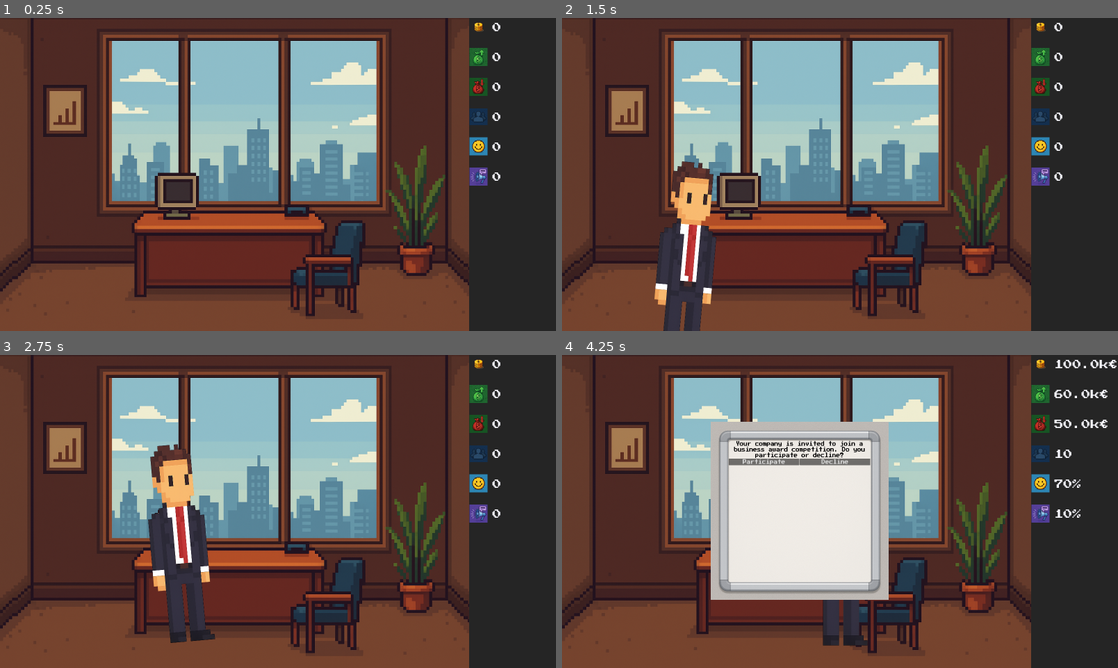
Above: before the commit, frames 1-4 (two rows, left to right).
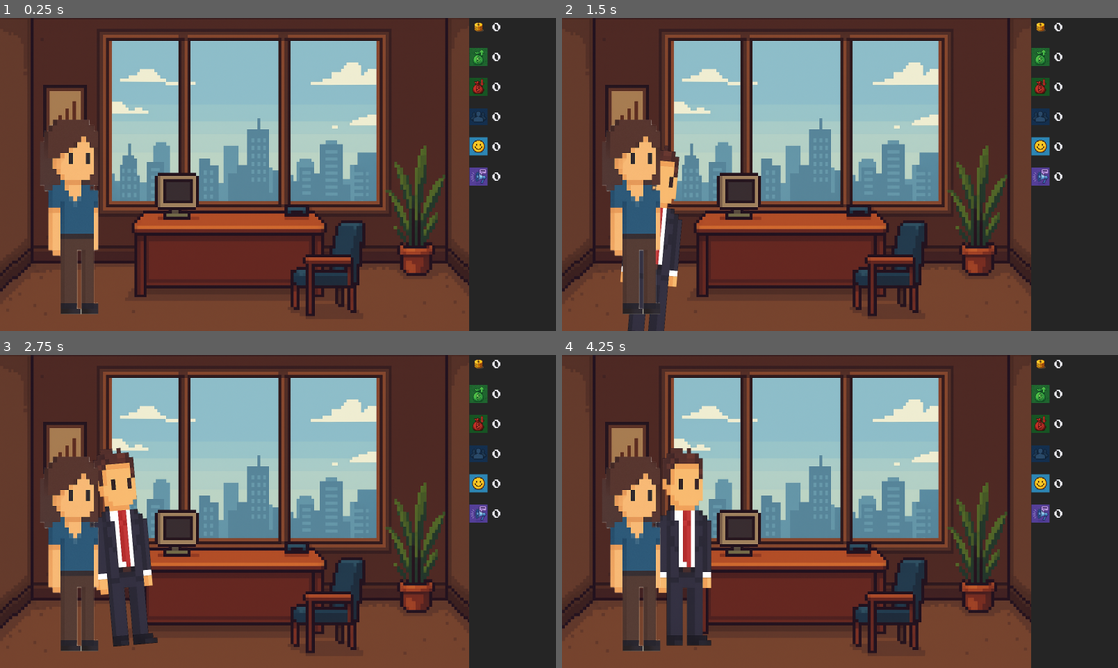
Above: after the commit, the same moments.

Repository: IU-Internationale-Hochschule-Augsburg/You-re-the-Boss-Now
Game: Godot game, scene res://main.tscn
Same seed, same stepped clock (60 frames per second), same inputs: the game is played once before the commit and once after it.
Inputs:
- Up to frame 1 (0.25 s): no input
- Up to frame 2 (1.5 s): tap Enter at 0.5 s
- Up to frame 3 (2.75 s): no input
- Up to frame 4 (4.25 s): no input

The runs differ from the first frame. In frame 1, 3.7% of the frame differs, in the area x 7-18%, y 32-95%; in frame 2, 8.4%; in frame 3, 13%; in frame 4, 27%, in the area x 7-100%, y 1-95%.

Commit message:
added employee character walk in/out animation

Diff:
--- a/Scripts/CEO.gd
+++ b/Scripts/CEO.gd
@@ -1,6 +1,4 @@
 extends Sprite2D
-
-signal arrived_at_desk
 
 func _ready() -> void:
 	$AnimationPlayer.play("walking")
@@ -9,4 +7,3 @@
 func _on_position_animation_player_animation_finished(anim_name: StringName) -> void:
 	if anim_name == "enter_left":
 		$AnimationPlayer.stop()
-		emit_signal("arrived_at_desk")
--- a/Scripts/World.gd
+++ b/Scripts/World.gd
@@ -53,3 +53,7 @@
 	$HUD.update_company_state()
 	$GameOverControl.visible = false
 	_next_quarter()
+
+
+func _on_walk_in_finished(anim_name: StringName) -> void:
+	pass # Replace with function body.
--- a/main.tscn
+++ b/main.tscn
@@ -9,6 +9,7 @@
 [ext_resource type="FontFile" uid="uid://do3u8m48x1hbt" path="res://Assets/Fonts/PressStart2P-Regular.ttf" id="6_5vw27"]
 [ext_resource type="PackedScene" uid="uid://dojhi8fiftkj3" path="res://UI/hud.tscn" id="6_7mycd"]
 [ext_resource type="Script" uid="uid://c1i85y8r6eh24" path="res://Scripts/HUD.gd" id="7_272bh"]
+[ext_resource type="Texture2D" uid="uid://dmgk4l12ci1gv" path="res://Assets/Characters/Woman.png" id="10_4c57u"]
 
 [sub_resource type="Animation" id="Animation_272bh"]
 length = 0.001
@@ -66,7 +67,7 @@
 
 [sub_resource type="Animation" id="Animation_4c57u"]
 resource_name = "enter_left"
-length = 4.0
+length = 3.0
 tracks/0/type = "value"
 tracks/0/imported = false
 tracks/0/enabled = true
@@ -74,10 +75,10 @@
 tracks/0/interp = 2
 tracks/0/loop_wrap = true
 tracks/0/keys = {
-"times": PackedFloat32Array(0.4, 1.43333, 2.4, 3.33333),
-"transitions": PackedFloat32Array(1, 1, 1, 1),
-"update": 0,
-"values": [Vector2(-900, 200), Vector2(-450, 250), Vector2(-450, 100), Vector2(0, 100)]
+"times": PackedFloat32Array(0.4, 1.43333, 2.4),
+"transitions": PackedFloat32Array(1, 1, 1),
+"update": 0,
+"values": [Vector2(-900, 200), Vector2(-550, 200), Vector2(-450, 100)]
 }
 
 [sub_resource type="AnimationLibrary" id="AnimationLibrary_efxa6"]
@@ -244,9 +245,25 @@
 layout_mode = 2
 text = "Restart"
 
-[connection signal="arrived_at_desk" from="Ceo" to="." method="_on_ceo_arrived_at_desk"]
+[node name="Employee1" type="Sprite2D" parent="."]
+position = Vector2(-601, 122)
+scale = Vector2(0.506836, 0.648438)
+texture = ExtResource("10_4c57u")
+
+[node name="AnimationPlayer" type="AnimationPlayer" parent="Employee1"]
+libraries = {
+&"": SubResource("AnimationLibrary_5vw27")
+}
+speed_scale = 4.0
+
+[node name="PositionAnimationPlayer" type="AnimationPlayer" parent="Employee1"]
+libraries = {
+&"": SubResource("AnimationLibrary_efxa6")
+}
+
 [connection signal="animation_finished" from="Ceo/PositionAnimationPlayer" to="Ceo" method="_on_position_animation_player_animation_finished"]
 [connection signal="pressed" from="TaskControl/VBoxContainer/HBoxContainer/AButton" to="." method="_on_button_a_pressed"]
 [connection signal="pressed" from="TaskControl/VBoxContainer/HBoxContainer/BButton" to="." method="_on_button_b_pressed"]
 [connection signal="pressed" from="QuarterControl/NextQuarterButton" to="." method="_next_quarter"]
 [connection signal="pressed" from="GameOverControl/VBoxContainer/RestartButton" to="." method="_restart_game"]
+[connection signal="animation_finished" from="Employee1/PositionAnimationPlayer" to="Employee1" method="_on_position_animation_player_animation_finished"]
Not shown: 1 places in main.tscn that only renumber resources
